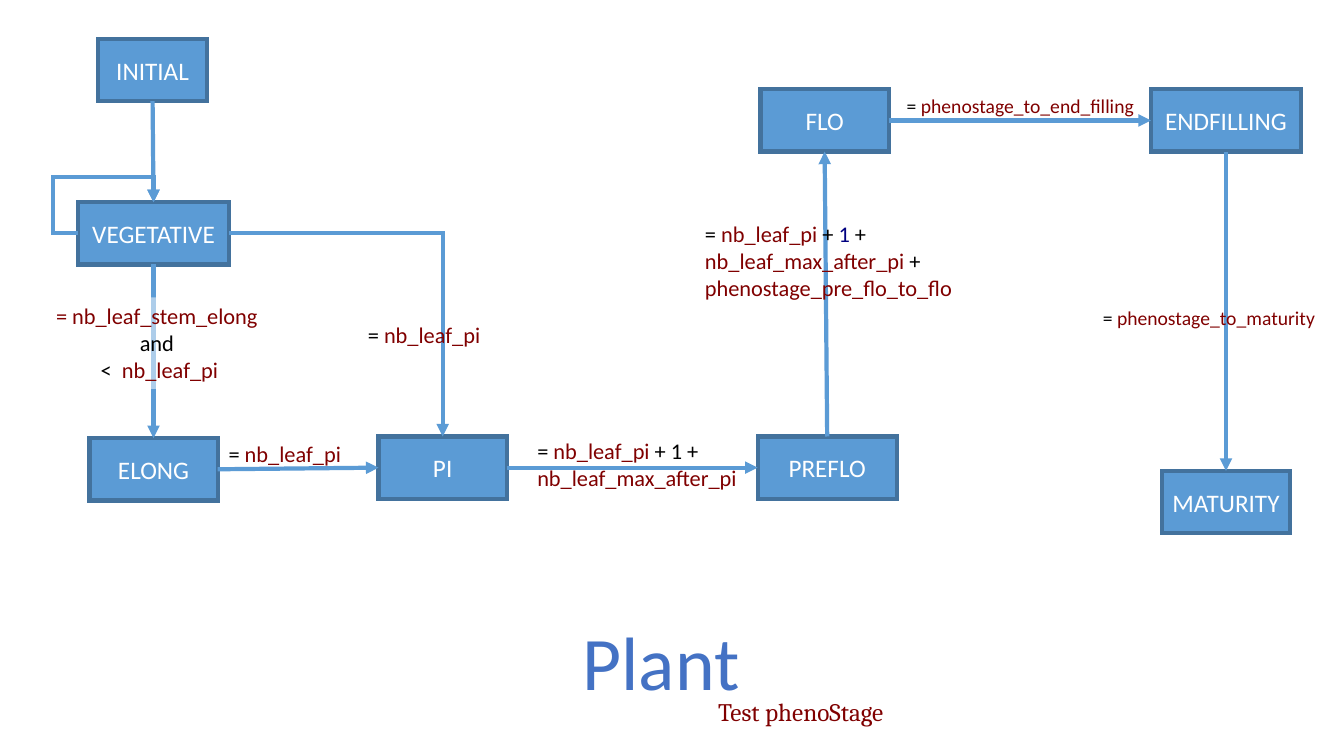
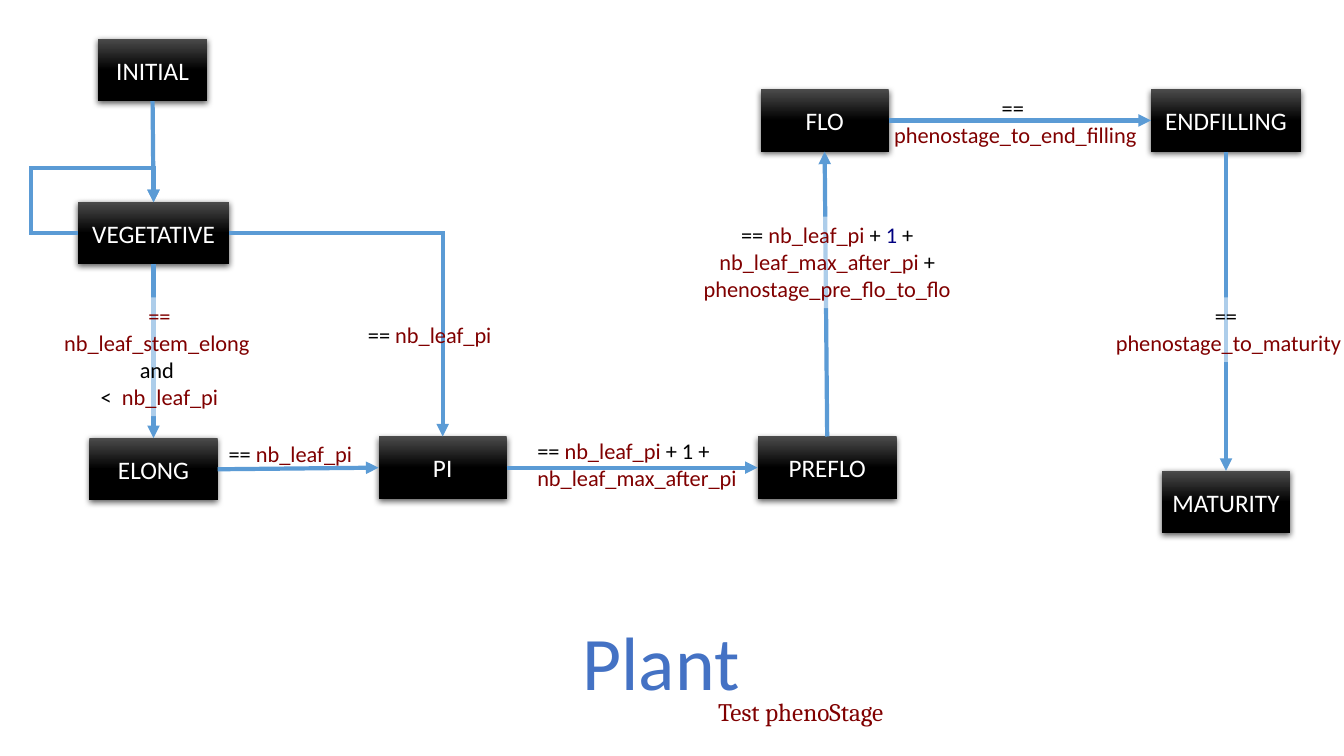
Before and after one commit to PAMDeveloper/Ecomeristem_2, a slide deck: slide 3 of doc/Phenology.pptx (slide 2 before the commit). Drawn at 1344x756 pixels with LibreOffice and Linux fonts; fonts in the diff are those of the drawing. Boxes give left, top, right and bottom in pixels: in the first picture for what was removed or moved away, otherwise in the second. Text is boxed around its words. In the diff, an @@ line names an element or a change of style, - is before the commit and + after.

```diff
--- a/doc/Phenology.pptx
+++ b/doc/Phenology.pptx
@@ text at (894, 127, 1136, 147): text changed; size 14 to 16 pt @@
-= phenostage_to_end_filling
+==
+phenostage_to_end_filling
@@ elbow arrow (79, 233) - (153, 203): route changed @@
@@ text at (704, 225, 951, 303): text changed @@
-= nb_leaf_pi + 1 + nb_leaf_max_after_pi + phenostage_pre_flo_to_flo
+== nb_leaf_pi + 1 + nb_leaf_max_after_pi + phenostage_pre_flo_to_flo
@@ text at (395, 324, 491, 349): text changed @@
-= nb_leaf_pi
+== nb_leaf_pi
@@ text at (64, 332, 249, 357): text changed @@
-= nb_leaf_stem_elong
+== nb_leaf_stem_elong
@@ text at (1116, 332, 1341, 357): text changed; size 14 to 16 pt @@
-= phenostage_to_maturity
+==
+phenostage_to_maturity
@@ text at (256, 446, 352, 468): text changed @@
-= nb_leaf_pi
+== nb_leaf_pi
@@ text at (565, 443, 693, 463): text changed @@
-= nb_leaf_pi + 1 +
+== nb_leaf_pi + 1 +
@@ fill #5B9BD5 to gradient #4B4B4B to #000000; outline #43739E 3 pt to none; shadow on in 8 elements at (98, 38, 207, 101), (79, 203, 230, 265), (90, 439, 218, 501), (379, 437, 507, 499), (761, 90, 889, 152), (758, 437, 897, 499), (1151, 90, 1302, 152), (1163, 471, 1291, 533) @@
```
Also in this commit, not shown: 4 other slides changed, 1 slide added.
